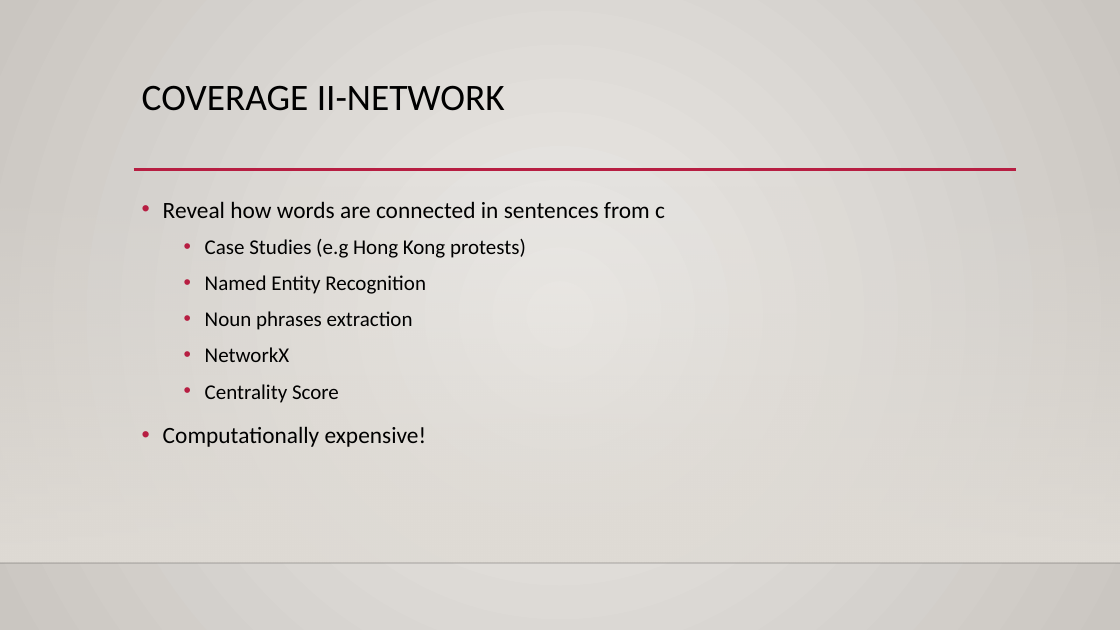
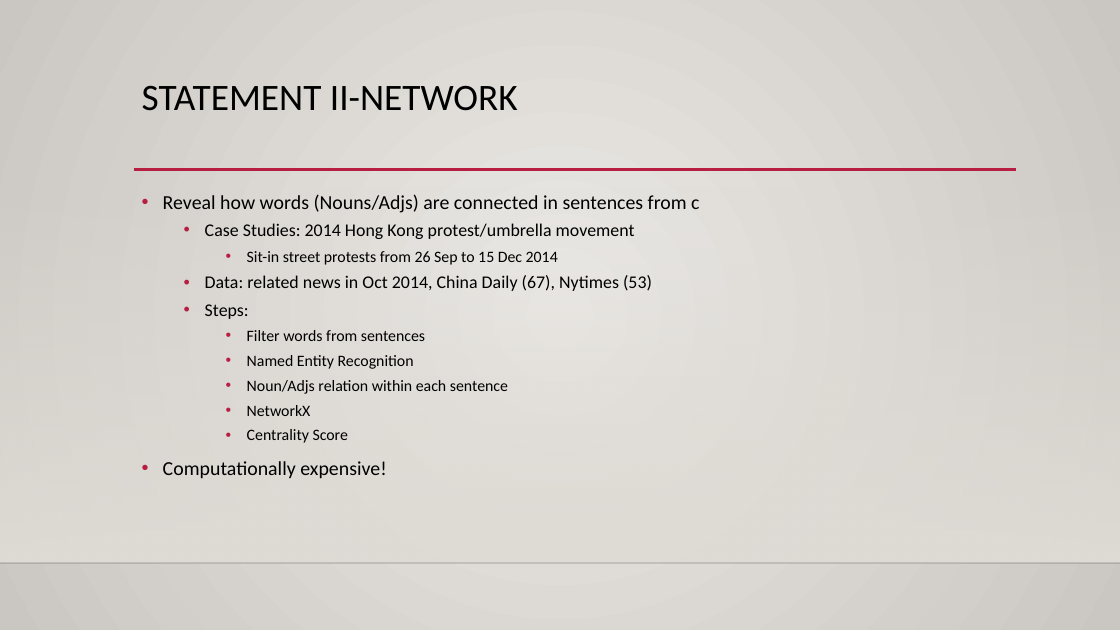
Before and after one commit to waterknows/hwcfpp, a slide deck: slide 14 of project.pptx (slide 12 before the commit). Drawn at 1120x630 pixels with LibreOffice and Linux fonts; fonts in the diff are those of the drawing; background and template pictures are left out. Boxes give left, top, right and bottom in pixels: in the first picture for what was removed or moved away, otherwise in the second. Text is boxed around its words. In the diff, an @@ line names an element or a change of style, - is before the commit and + after.

```diff
--- a/project.pptx
+++ b/project.pptx
@@ title at box(142, 85, 518, 111): text changed @@
-COVERAGE II-NETWORK
+STATEMENT II-NETWORK
@@ text at box(163, 194, 699, 341): text changed; size 20 to 15.3 pt @@
-• Reveal how words are connected in sentences from c
-  • Case Studies (e.g Hong Kong protests)
+• Reveal how words (Nouns/Adjs) are connected in sentences from c
+  • Case Studies: 2014 Hong Kong protest/umbrella movement
+    • Sit-in street protests from 26 Sep to 15 Dec 2014
+  • Data: related news in Oct 2014, China Daily (67), Nytimes (53)
+  • Steps:
+    • Filter words from sentences
@@ text at box(163, 355, 414, 479): size 18 to 13.6 pt in "Named Entity Recognition", "NetworkX", "Centrality Score"; size 20 to 17 pt in "Computationally expensive!"; list level 2 to 3 in "Named Entity Recognition"; line spacing 1.2 to 1; list level 2 to 3 in "NetworkX"; list level 2 to 3 in "Centrality Score" @@
@@ text at box(247, 380, 508, 394): text changed; size 18 to 13.6 pt @@
-  • Noun phrases extraction
+    • Noun/Adjs relation within each sentence
```
Also in this commit, not shown: 7 other slides changed, 1 slide added.
